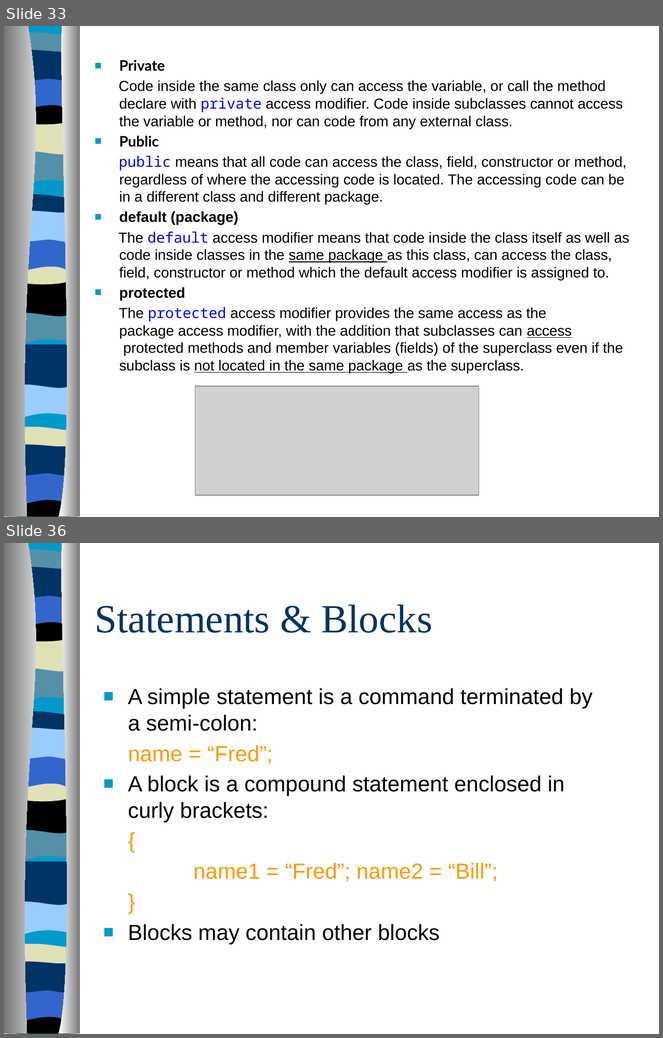
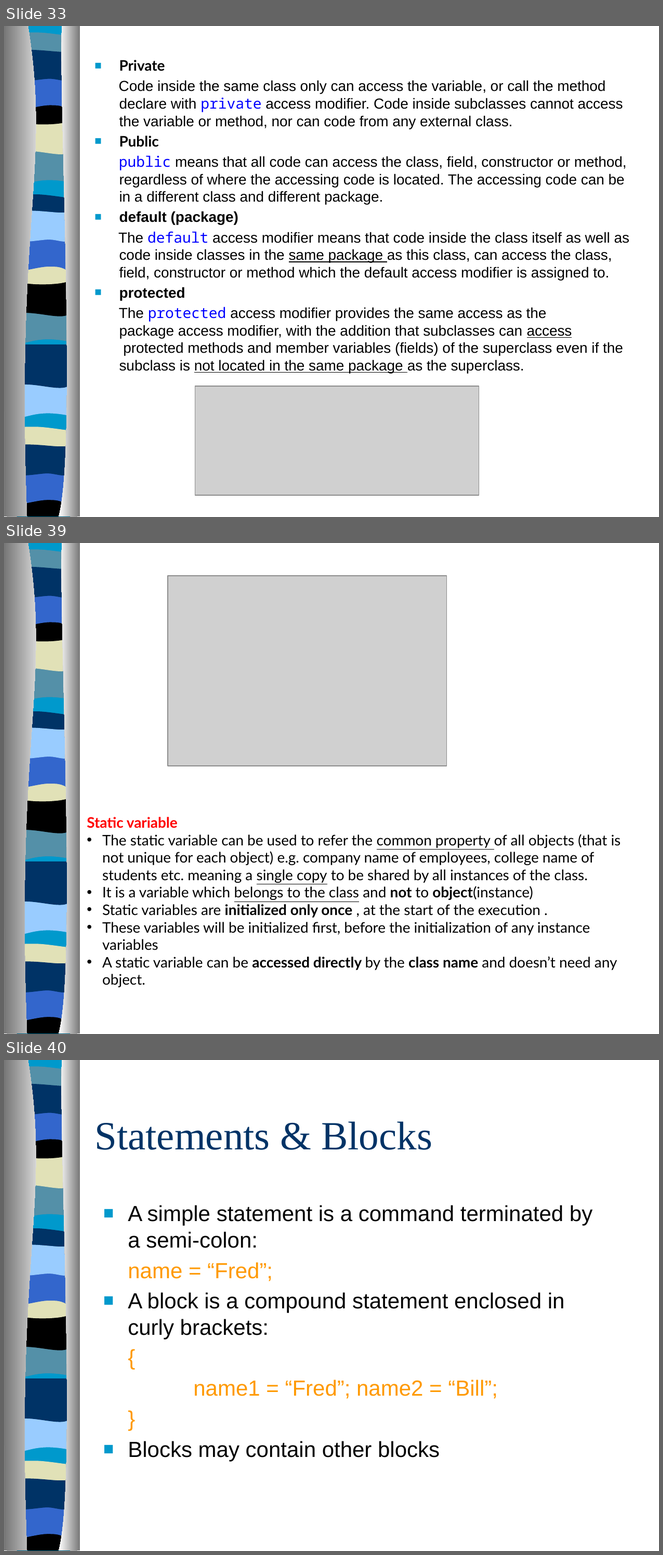
Before and after one commit to poonamtiwari01/CoreJava, a slide deck: CoreJava1.pptx. Shown one above the other, each under a label of ours: slides 33 and 36 before the commit, slides 33, 39 and 40 after it; the slides between them are not shown. The pictures are 663x1038 and 663x1555 pixels, drawn with LibreOffice and Linux fonts; fonts in the diff are those of the drawing; grey boxes stand for pictures. Boxes give left, top, right and bottom in pixels: in the first picture for what was removed or moved away, otherwise in the second. Text is boxed around its words. In the diff, an @@ line names an element or a change of style, - is before the commit and + after.

```diff
--- a/CoreJava1.pptx
+++ b/CoreJava1.pptx
@@ slide 39 added at [4, 543, 659, 1034], background #FFFFFF; not listed: 21 template elements that a slide beside it also shows @@
@@ picture added at [168, 576, 447, 767] @@
@@ text added at [87, 817, 621, 988], 16 pt, text #000000 @@
+Static variable
+• The static variable can be used to refer the common property of all objects (that is not unique for each object) e.g. company name of employees, college name of students etc. meaning a single copy to be shared by all instances of the class.
+• It is a variable which belongs to the class and not to object(instance)
+• Static variables are initialized only once , at the start of the execution .
+• These variables will be initialized first, before the initialization of any instance variables
+• A static variable can be accessed directly by the class name and doesn’t need any object.
@@ what was slide 36 is now slide 40 @@
```
Also in this commit, not shown: 4 slides changed, 5 other slides added, 4 slides removed.
